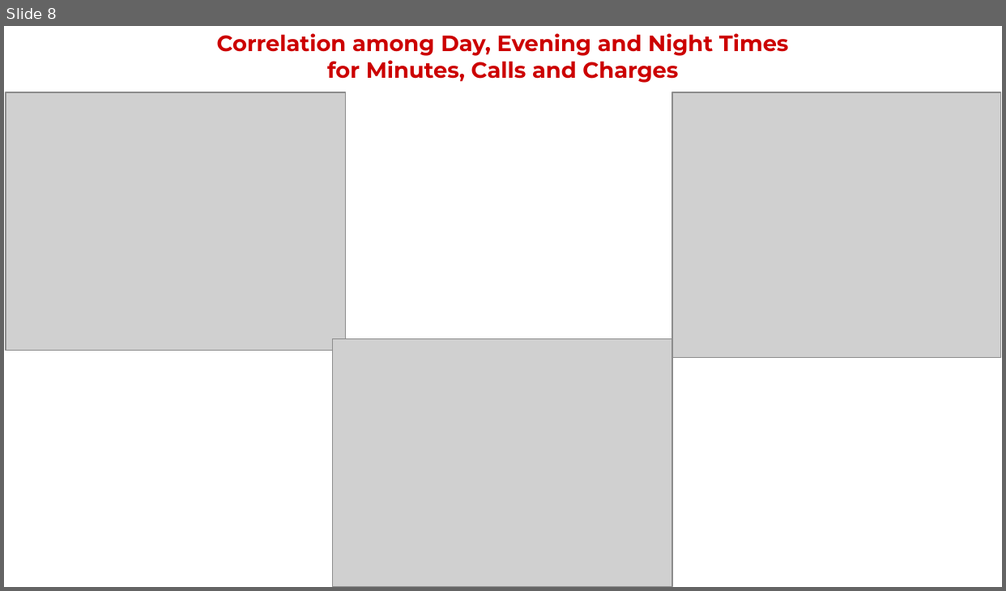
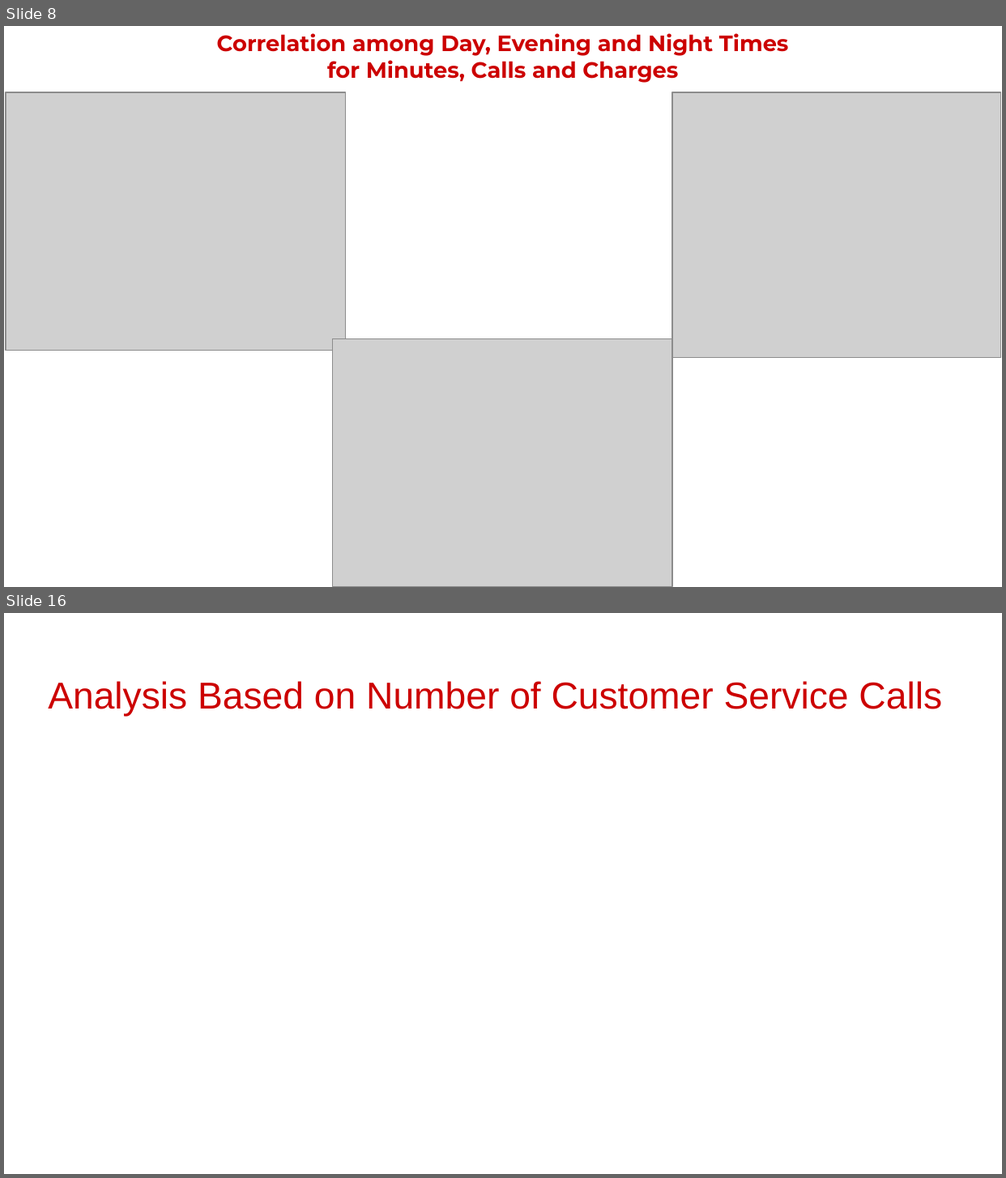
Before and after one commit to codes-by-vamshi/EDA-TelecomChurn, a slide deck: Project Presentation.pptx. Shown one above the other, each under a label of ours: slide 8 before the commit, slides 8 and 16 after it; the slides between them are not shown. The pictures are 1006x591 and 1006x1178 pixels, drawn with LibreOffice and Linux fonts; fonts in the diff are those of the drawing; grey boxes stand for pictures; background and template pictures are left out. Boxes give left, top, right and bottom in pixels: in the first picture for what was removed or moved away, otherwise in the second. Text is boxed around its words. In the diff, an @@ line names an element or a change of style, - is before the commit and + after.

```diff
--- a/Project Presentation.pptx
+++ b/Project Presentation.pptx
@@ slide 16 added at <box>4,613,1002,1174</box>, background #FFFFFF @@
@@ title added at <box>48,681,942,717</box>, 27 pt, text #CC0000 @@
+Analysis Based on Number of Customer Service Calls
```
Also in this commit, not shown: 9 other slides added, 14 slides removed, 1 other file.
